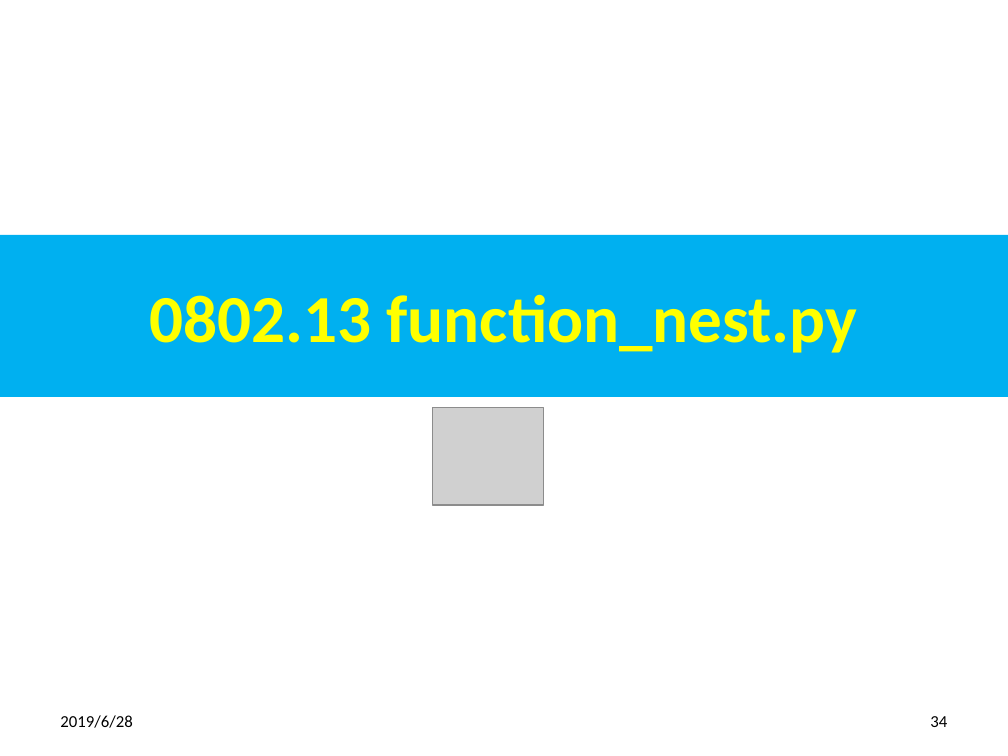
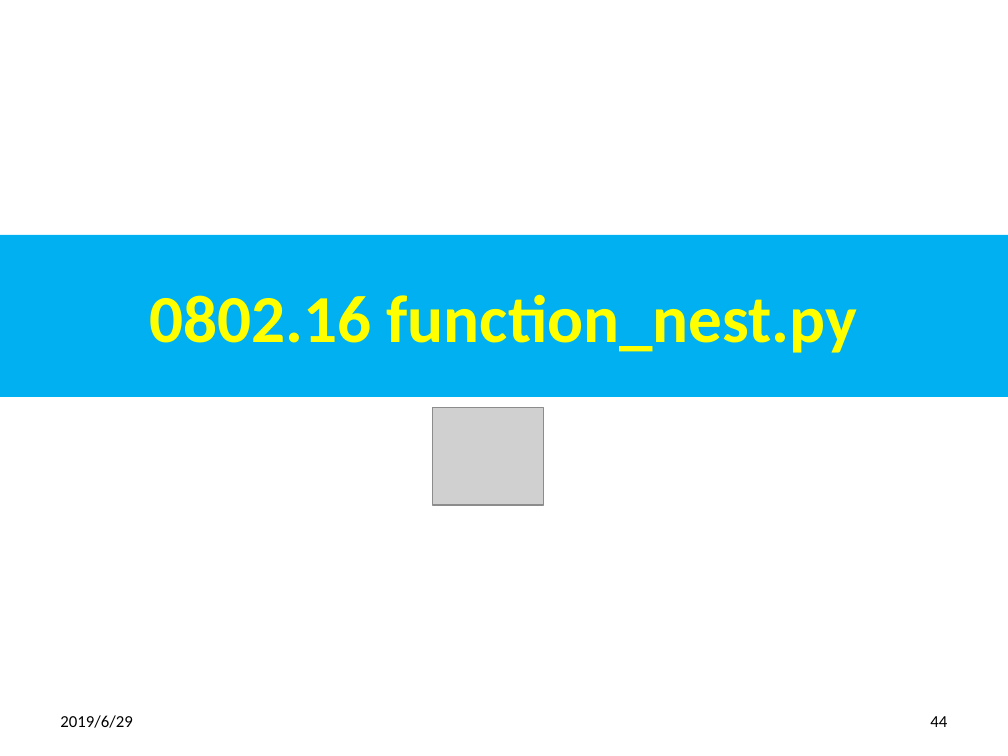
Before and after one commit to pchen0723/700-Python-Adv, a slide deck: slide 44 of 08_ModuleWrap/0802_Wrap.pptx (slide 34 before the commit). Drawn at 1008x756 pixels with LibreOffice and Linux fonts; fonts in the diff are those of the drawing; grey boxes stand for pictures. Boxes give left, top, right and bottom in pixels: in the first picture for what was removed or moved away, otherwise in the second. Text is boxed around its words. In the diff, an @@ line names an element or a change of style, - is before the commit and + after.

```diff
--- a/08_ModuleWrap/0802_Wrap.pptx
+++ b/08_ModuleWrap/0802_Wrap.pptx
@@ title at (150,294,858,353): text changed @@
-0802.13 function_nest.py
+0802.16 function_nest.py
@@ text at (60,715,132,728): text changed @@
-2019/6/28
+2019/6/29
@@ page number at (930,716,947,727): text changed @@
-34
+44
```
Also in this commit, not shown: 37 other slides changed, 18 slides added, 21 other files.
